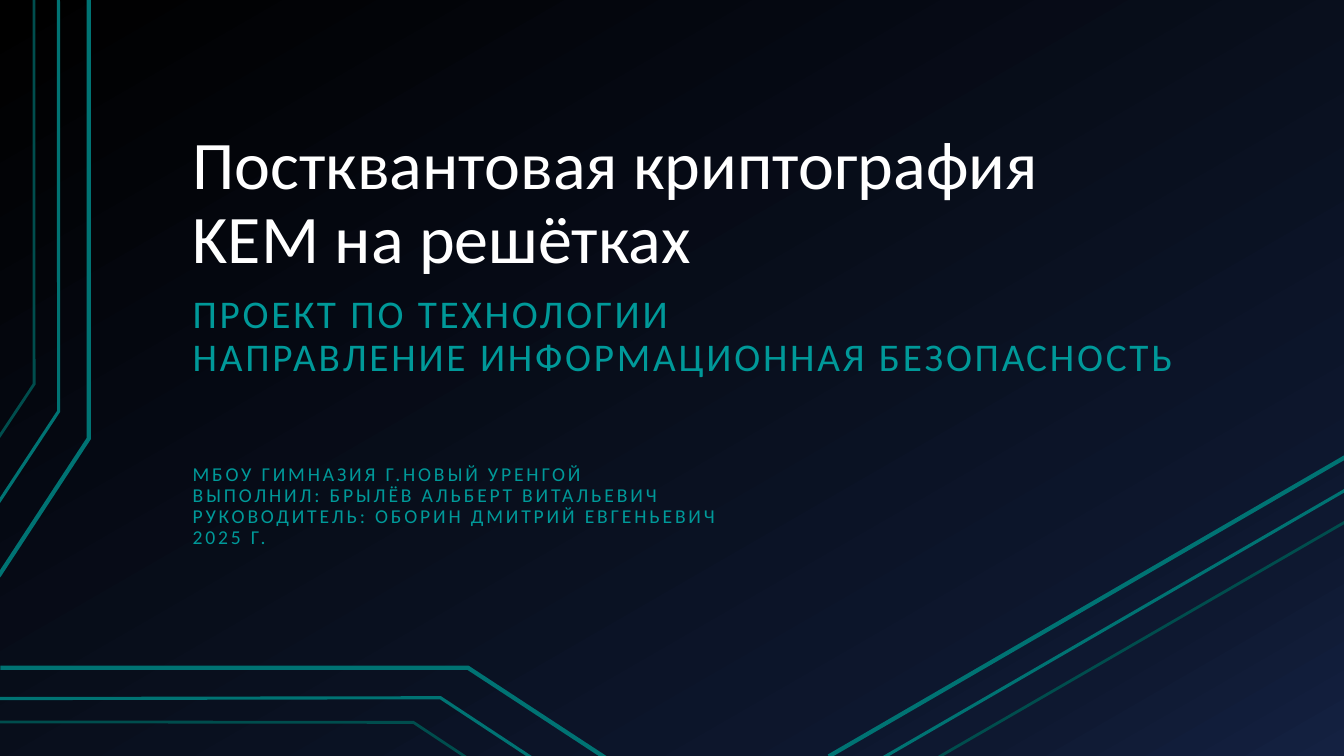
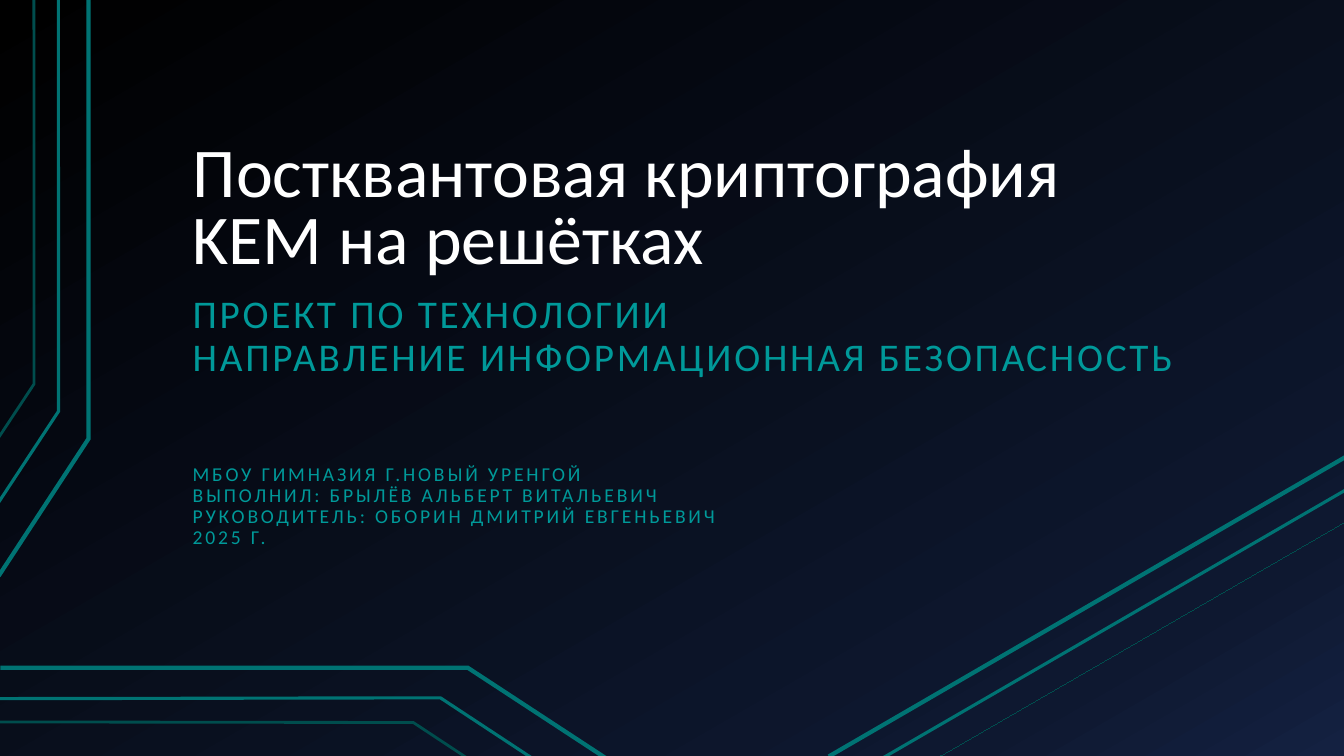
Before and after one commit to Terexi110/Teory, a slide deck: slide 1 of Постквантовая криптография KEM на решётках.pptx. Drawn at 1344x756 pixels with LibreOffice and Linux fonts; fonts in the diff are those of the drawing. Boxes give left, top, right and bottom in pixels: in the first picture for what was removed or moved away, otherwise in the second. Text is boxed around its words. In the diff, an @@ line names an element or a change of style, - is before the commit and + after.

```diff
--- a/Постквантовая криптография KEM на решётках.pptx
+++ b/Постквантовая криптография KEM на решётках.pptx
@@ background gradient #000000 to #0F1931 to #142242 to gradient #000000 to #0E1830 to #142141 @@
@@ title "Постквантовая криптография KEM на решётках" at bbox=[193, 150, 1060, 276]: size 48.6 to 50 pt; line spacing 0.9 to 0.8 @@
@@ line (939, 756) - (1344, 522): stroke #007373 2 pt to #004D4D 0 pt @@
```
Also in this commit, not shown: 14 other slides changed, 3 other files.
